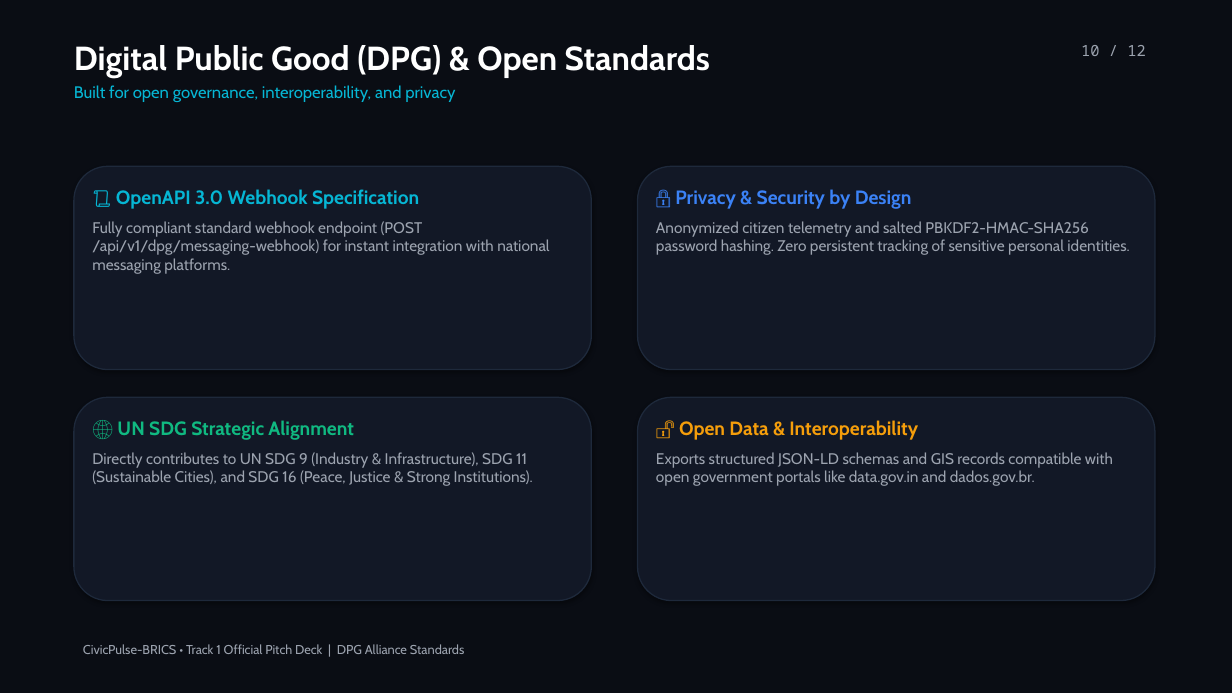
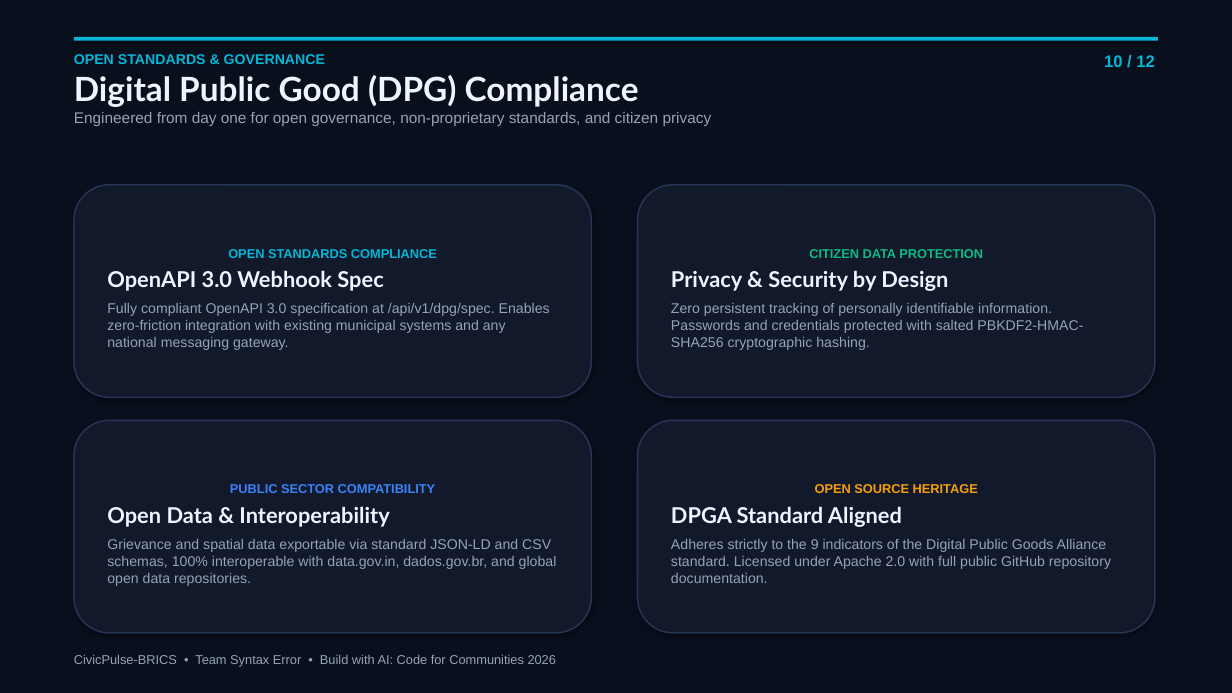
Before and after one commit to ParasSingh29/CivicPulse-BRICS, a slide deck: slide 10 of CivicPulse-BRICS_Pitch_Deck.pptx (slide 11 before the commit). Drawn at 1232x693 pixels with LibreOffice and Linux fonts; fonts in the diff are those of the drawing. Boxes give left, top, right and bottom in pixels: in the first picture for what was removed or moved away, otherwise in the second. Text is boxed around its words. In the diff, an @@ line names an element or a change of style, - is before the commit and + after.

Commit message:
feat: add new pitch deck, update PPTX team roles, and add WhatsApp/Telegram coming soon

```diff
--- a/CivicPulse-BRICS_Pitch_Deck.pptx
+++ b/CivicPulse-BRICS_Pitch_Deck.pptx
@@ background #0A0D14 to #FFFFFF @@
@@ rectangle added at [0, 0, 1232, 693], fill #0A0F1D @@
@@ text at [74, 54, 712, 126]: text changed; size 13 to 12 pt; font Cabin to Arial; text colour #06B6D4 to #94A3B8 @@
-Digital Public Good (DPG) & Open Standards
-Built for open governance, interoperability, and privacy
+OPEN STANDARDS & GOVERNANCE
+Digital Public Good (DPG) Compliance
+Engineered from day one for open governance, non-proprietary standards, and citizen privacy
@@ rectangle added at [74, 37, 1158, 41], fill #06B6D4 @@
@@ text "10 / 12": place and size @@
-text "10 / 12" at [1081, 45, 1145, 56]
+text "10 / 12" at [1104, 55, 1155, 67]
@@ text "10 / 12" at [1104, 55, 1155, 67]: size 12 to 13 pt, font Noto Sans Mono to Arial, text colour #9CA3AF to #06B6D4, bold on @@
@@ rounded rectangle removed at [74, 166, 592, 370] @@
@@ rounded rectangle removed at [638, 166, 1155, 370] @@
@@ rounded rectangle added at [74, 185, 592, 397], fill #12192B, outline #263455 1.2 pt, 11 pt, text #94A3B8 @@
+OPEN STANDARDS COMPLIANCE
+OpenAPI 3.0 Webhook Spec
+Fully compliant OpenAPI 3.0 specification at /api/v1/dpg/spec. Enables zero-friction integration with existing municipal systems and any national messaging gateway.
@@ text removed at [92, 189, 549, 274] @@
-📜 OpenAPI 3.0 Webhook Specification
-Fully compliant standard webhook endpoint (POST /api/v1/dpg/messaging-webhook) for instant integration with national messaging platforms.
@@ rounded rectangle added at [638, 185, 1155, 397], fill #12192B, outline #263455 1.2 pt, 11 pt, text #94A3B8 @@
+CITIZEN DATA PROTECTION
+Privacy & Security by Design
+Zero persistent tracking of personally identifiable information. Passwords and credentials protected with salted PBKDF2-HMAC-SHA256 cryptographic hashing.
@@ text removed at [656, 189, 1129, 255] @@
-🔒 Privacy & Security by Design
-Anonymized citizen telemetry and salted PBKDF2-HMAC-SHA256 password hashing. Zero persistent tracking of sensitive personal identities.
@@ rounded rectangle removed at [74, 397, 592, 601] @@
@@ rounded rectangle "PUBLIC SECTOR COMPATIBILITY": place and size @@
-rounded rectangle "PUBLIC SECTOR COMPATIBILITY" at [92, 420, 533, 486]
+rounded rectangle "PUBLIC SECTOR COMPATIBILITY" at [74, 421, 592, 633]
@@ rounded rectangle "PUBLIC SECTOR COMPATIBILITY" at [74, 421, 592, 633]: vertical alignment top to middle; fill none to #12192B; outline none to #263455 1.2 pt; shadow on @@
@@ rounded rectangle "OPEN SOURCE HERITAGE": place and size @@
-rounded rectangle "OPEN SOURCE HERITAGE" at [638, 397, 1155, 601]
+rounded rectangle "OPEN SOURCE HERITAGE" at [638, 421, 1155, 633]
@@ rounded rectangle "OPEN SOURCE HERITAGE" at [638, 421, 1155, 633]: fill #121826 to #12192B; outline #1E293B 1 pt to #263455 1.2 pt @@
@@ text removed at [656, 420, 1113, 486] @@
-🔓 Open Data & Interoperability
-Exports structured JSON-LD schemas and GIS records compatible with open government portals like data.gov.in and dados.gov.br.
@@ text in rounded rectangle at [107, 484, 557, 586]: text changed; size 12 to 11 pt; font Cabin to Arial; text colour #9CA3AF to #94A3B8 @@
-🌐 UN SDG Strategic Alignment
-Directly contributes to UN SDG 9 (Industry & Infrastructure), SDG 11 (Sustainable Cities), and SDG 16 (Peace, Justice & Strong Institutions).
+PUBLIC SECTOR COMPATIBILITY
+Open Data & Interoperability
+Grievance and spatial data exportable via standard JSON-LD and CSV schemas, 100% interoperable with data.gov.in, dados.gov.br, and global open data repositories.
@@ text in rounded rectangle at [671, 484, 1111, 583]: text added @@
+OPEN SOURCE HERITAGE
+DPGA Standard Aligned
+Adheres strictly to the 9 indicators of the Digital Public Goods Alliance standard. Licensed under Apache 2.0 with full public GitHub repository documentation.
@@ text added at [74, 654, 556, 667], 10 pt, text #94A3B8 @@
+CivicPulse-BRICS • Team Syntax Error • Build with AI: Code for Communities 2026
@@ text removed at [83, 644, 464, 654] @@
-CivicPulse-BRICS • Track 1 Official Pitch Deck | DPG Alliance Standards
```
Also in this commit, not shown: 8 other slides changed, 3 slides added, 3 slides removed, 8 other files.
